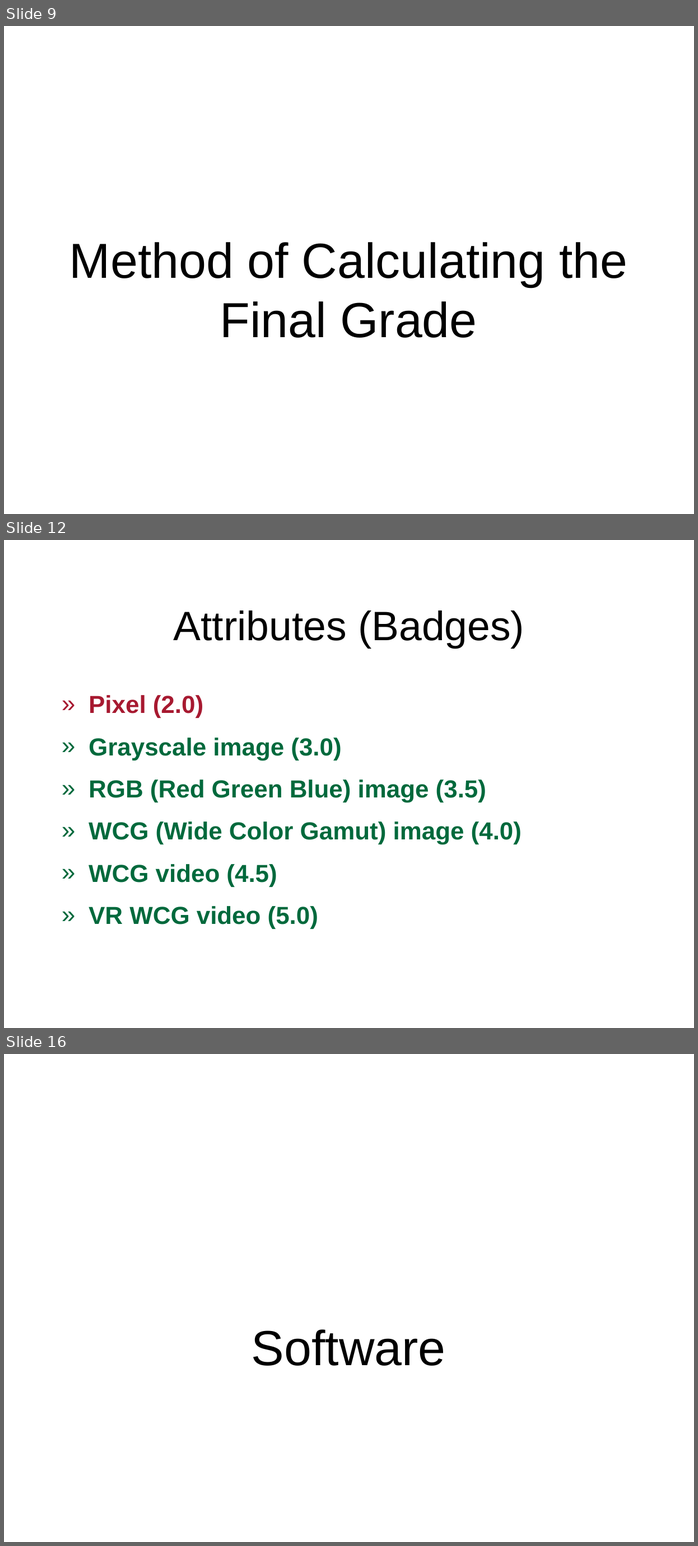
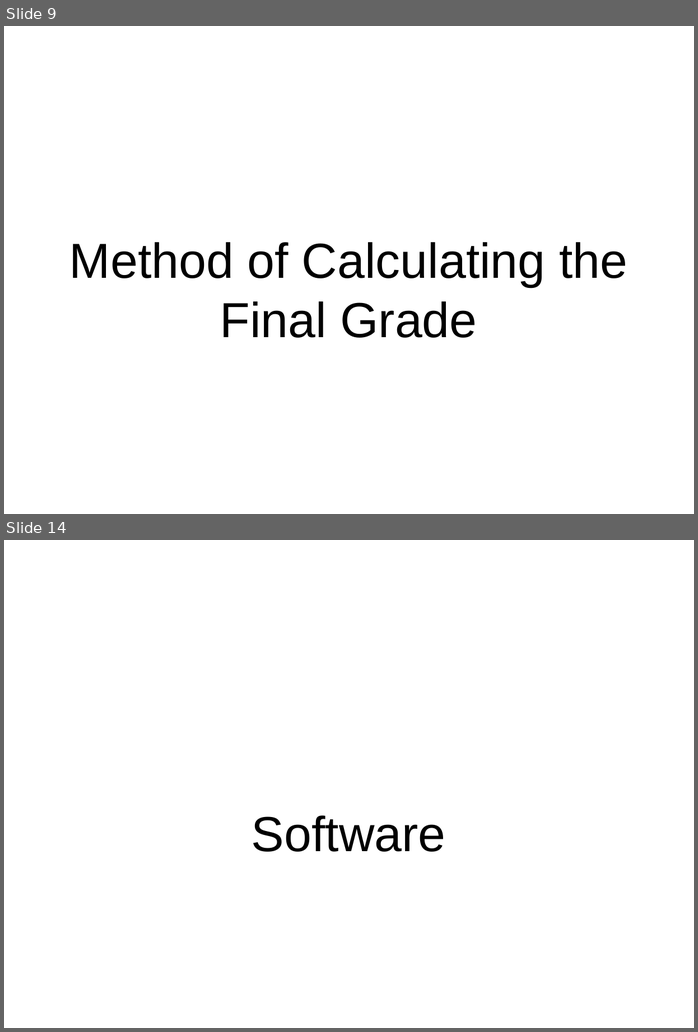
Before and after one commit to miklesz/AMIPaC, a slide deck: (A)MIPaC Introduction.pptx. Shown one above the other, each under a label of ours: slides 9, 12 and 16 before the commit, slides 9 and 14 after it; the slides between them are not shown. The pictures are 698x1546 and 698x1032 pixels, drawn with LibreOffice and Linux fonts; fonts in the diff are those of the drawing; background and template pictures are left out. Boxes give left, top, right and bottom in pixels: in the first picture for what was removed or moved away, otherwise in the second. Text is boxed around its words. In the diff, an @@ line names an element or a change of style, - is before the commit and + after.

```diff
--- a/(A)MIPaC Introduction.pptx
+++ b/(A)MIPaC Introduction.pptx
@@ slide 12 removed at [4, 540, 694, 1028], background picture (left out) @@
@@ title removed at [174, 611, 524, 648] @@
-Attributes (Badges)
@@ text removed at [89, 695, 521, 929] @@
-» Pixel (2.0)
-» Grayscale image (3.0)
-» RGB (Red Green Blue) image (3.5)
-» WCG (Wide Color Gamut) image (4.0)
-» WCG video (4.5)
-» VR WCG video (5.0)
@@ what was slide 16 is now slide 14 @@
```
Also in this commit, not shown: 4 slides changed, 2 other slides removed, 8 other files.
